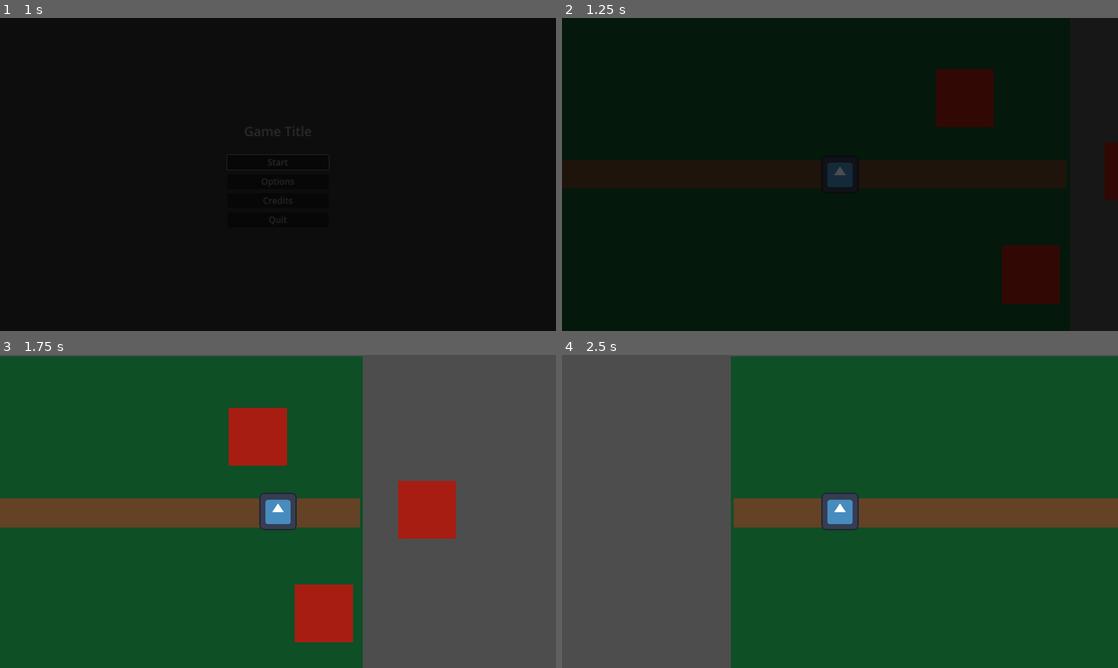
Above: before the commit, frames 1-4 (two rows, left to right).
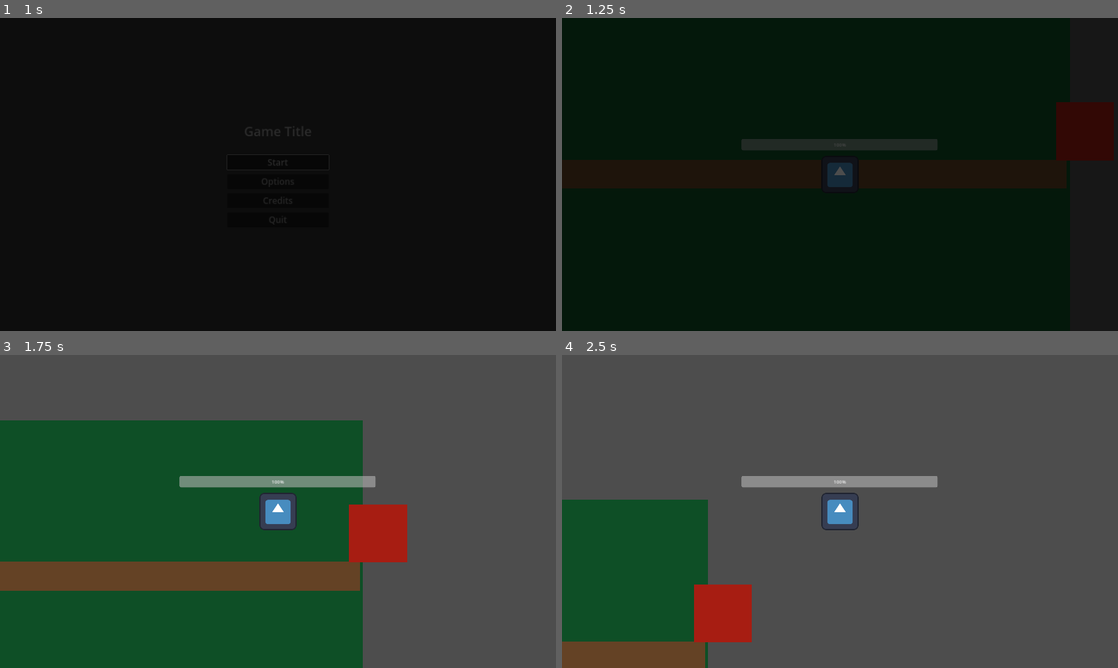
Above: after the commit, the same moments.

Repository: hsandt/ld53
Game: Godot game, scene res://scenes/main_menu_scene.tscn
Two runs of this game, one before a commit and one after it. Both use one fixed random seed, a clock stepped at 60 frames per second and the inputs below. The engine's default icon, where the game draws it, is replaced by a stand-in: a white triangle on a blue panel in a dark square.
Inputs (mouse positions are in pixels of both pictures, inside the frame that each line leads up to):
- Up to frame 1 (1 s): click "Start" at 0.5 s
- Up to frame 2 (1.25 s): no input
- Up to frame 3 (1.75 s): tap Enter (ui_accept) at 1.25, 1.52 s; move the mouse to (250, 574) at 1.27 s; hold W (up) from 1.28 s (still down); click (250, 574) at 1.42 s
- Up to frame 4 (2.5 s): keep holding W (up); move the mouse to (1006, 558) at 2.02 s; tap Enter (ui_accept) at 2.27 s

Frame 1 is identical in both runs. In frame 2, 7.3% of the frame differs, in the area x 32-100%, y 16-92%; in frame 3, 33%; in frame 4, 83%, in the area x 0-100%, y 0-100%.

Commit message:
basic obstacle

Diff:
--- a/scenes/first_scene.tscn
+++ b/scenes/first_scene.tscn
@@ -1,8 +1,10 @@
-[gd_scene load_steps=5 format=3 uid="uid://cqo0m47fbgtp"]
+[gd_scene load_steps=7 format=3 uid="uid://cqo0m47fbgtp"]
 
 [ext_resource type="Script" path="res://scenes/player.gd" id="1_ax7e3"]
 [ext_resource type="Texture2D" uid="uid://d0vvv3dcec8mu" path="res://sprites/white_square_1x1.png" id="1_pefx0"]
 [ext_resource type="Texture2D" uid="uid://c3qxp140a6du3" path="res://icon.svg" id="1_t8r3p"]
+[ext_resource type="PackedScene" uid="uid://frkwtmcc68xw" path="res://scenes/obstacle.tscn" id="2_ywsfa"]
+[ext_resource type="Script" path="res://scenes/flashbox.gd" id="5_7h0o6"]
 
 [sub_resource type="CircleShape2D" id="CircleShape2D_275y0"]
 
@@ -22,26 +24,7 @@
 scale = Vector2(1900, 100)
 texture = ExtResource("1_pefx0")
 
-[node name="Obstacle" type="Sprite2D" parent="Map"]
-modulate = Color(0.654902, 0.113725, 0.0705882, 1)
-z_index = 1
-position = Vector2(597, -262)
-scale = Vector2(200, 200)
-texture = ExtResource("1_pefx0")
-
-[node name="Obstacle2" type="Sprite2D" parent="Map"]
-modulate = Color(0.654902, 0.113725, 0.0705882, 1)
-z_index = 1
-position = Vector2(825, 347)
-scale = Vector2(200, 200)
-texture = ExtResource("1_pefx0")
-
-[node name="Obstacle3" type="Sprite2D" parent="Map"]
-modulate = Color(0.654902, 0.113725, 0.0705882, 1)
-z_index = 1
-position = Vector2(1182, -10)
-scale = Vector2(200, 200)
-texture = ExtResource("1_pefx0")
+[node name="obstacle" parent="Map" instance=ExtResource("2_ywsfa")]
 
 [node name="CharacterBody2D" type="CharacterBody2D" parent="."]
 script = ExtResource("1_ax7e3")
@@ -54,3 +37,20 @@
 [node name="Sprite2D" type="Sprite2D" parent="CharacterBody2D"]
 z_index = 2
 texture = ExtResource("1_t8r3p")
+
+[node name="powder_bar" type="ProgressBar" parent="CharacterBody2D"]
+offset_left = -340.0
+offset_top = -123.0
+offset_right = 337.0
+offset_bottom = -83.0
+
+[node name="flashbox" type="Polygon2D" parent="CharacterBody2D"]
+visible = false
+z_index = 5
+polygon = PackedVector2Array(-63, -61, 67, -63, 64, 69, -60, 69)
+script = ExtResource("5_7h0o6")
+
+[node name="Timer" type="Timer" parent="CharacterBody2D/flashbox"]
+wait_time = 0.2
+
+[connection signal="timeout" from="CharacterBody2D/flashbox/Timer" to="CharacterBody2D/flashbox" method="timeout"]
--- /dev/null
+++ b/scenes/flashbox.gd
@@ -0,0 +1,9 @@
+extends Polygon2D
+
+
+func flash():
+	visible=true
+	$Timer.start()
+
+func timeout():
+	visible=false
--- /dev/null
+++ b/scenes/obstacle.gd
@@ -0,0 +1,7 @@
+extends Area2D
+
+@export var damage = 10
+
+func _on_body_entered(body):
+	if body.has_method("hurt"):
+		body.hurt(damage)
--- /dev/null
+++ b/scenes/obstacle.tscn
@@ -0,0 +1,22 @@
+[gd_scene load_steps=4 format=3 uid="uid://frkwtmcc68xw"]
+
+[ext_resource type="Script" path="res://scenes/obstacle.gd" id="1_57mkc"]
+[ext_resource type="Texture2D" uid="uid://d0vvv3dcec8mu" path="res://sprites/white_square_1x1.png" id="2_73r3e"]
+
+[sub_resource type="RectangleShape2D" id="RectangleShape2D_48yfy"]
+size = Vector2(200, 200)
+
+[node name="obstacle" type="Area2D"]
+position = Vector2(1012, -148)
+script = ExtResource("1_57mkc")
+
+[node name="CollisionShape2D" type="CollisionShape2D" parent="."]
+shape = SubResource("RectangleShape2D_48yfy")
+
+[node name="Obstacle" type="Sprite2D" parent="."]
+modulate = Color(0.654902, 0.113725, 0.0705882, 1)
+z_index = 1
+scale = Vector2(200, 200)
+texture = ExtResource("2_73r3e")
+
+[connection signal="body_entered" from="." to="." method="_on_body_entered"]
--- a/scenes/player.gd
+++ b/scenes/player.gd
@@ -1,23 +1,32 @@
 extends CharacterBody2D
 
 
-@export var speed = 1000
-@export var steer_speed = 40
+#how quickly the player recovers from impacts to full speed
+@export var powder = 100
+@export var acceleration = 1000
+@export var top_speed = 1000
+var current_speed = top_speed
+@export var steer_speed = 500
 
-# Called when the node enters the scene tree for the first time.
-func _ready():
-	pass # Replace with function body.
+func hurt(damage):
+	powder -= damage
+	$flashbox.flash()
+	current_speed*=0.5
 
+func _process(delta):
 
-# Called every frame. 'delta' is the elapsed time since the previous frame.
-func _process(delta):
+	$powder_bar.value=powder
+
+	if(current_speed < top_speed):
+		current_speed+=delta*acceleration
+
 	#TODO placeholder looping
-	if(position.x>1000):
-		position.x=-1000
+	if(position.x>1500):
+		position.x=-1500
 
-	position.x+=speed*delta
+	position.x+=current_speed*delta
 
-	if (position.y<5) and Input.is_action_pressed("down"):
+	if (position.y<500) and Input.is_action_pressed("down"):
 		position.y+=steer_speed*delta
-	if (position.y>-5) and Input.is_action_pressed("up"):
+	if (position.y>-500) and Input.is_action_pressed("up"):
 		position.y-=steer_speed*delta
